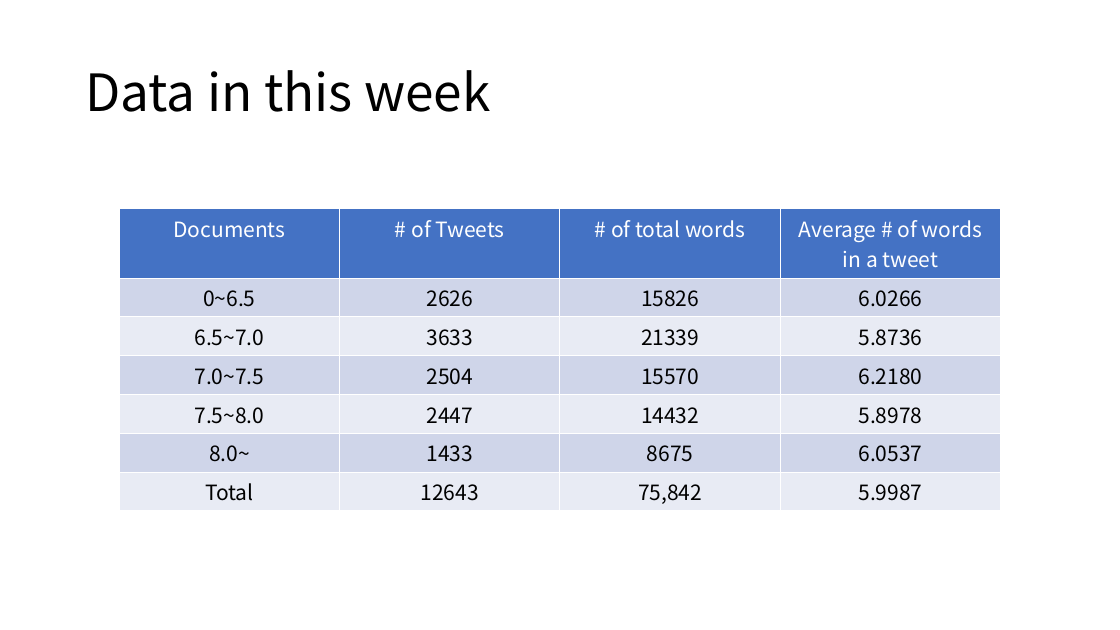
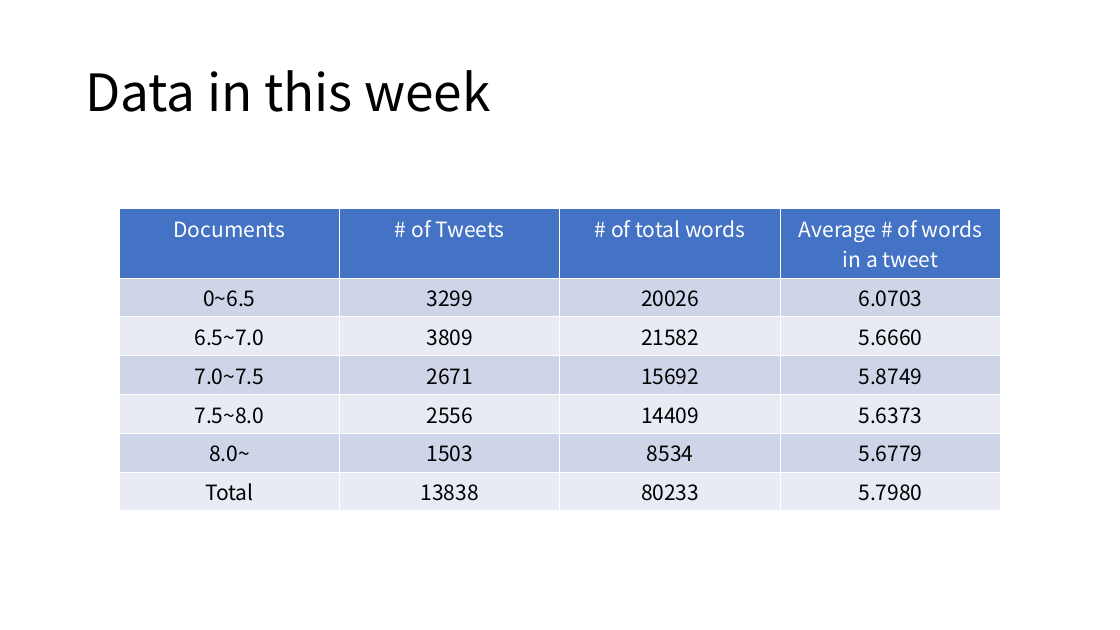
Before and after one commit to irun-soccer/irun, a slide deck: slide 12 of docs/nlp_IRun_04.pptx. Drawn at 1120x630 pixels with LibreOffice and Linux fonts; fonts in the diff are those of the drawing. Boxes give left, top, right and bottom in pixels: in the first picture for what was removed or moved away, otherwise in the second. Text is boxed around its words. In the diff, an @@ line names an element or a change of style, - is before the commit and + after.

```diff
--- a/docs/nlp_IRun_04.pptx
+++ b/docs/nlp_IRun_04.pptx
@@ table at (119,209,1000,505) @@
-row 2: 0~6.5 | 2626 | 15826 | 6.0266
+row 2: 0~6.5 | 3299 | 20026 | 6.0703
-row 3: 6.5~7.0 | 3633 | 21339 | 5.8736
+row 3: 6.5~7.0 | 3809 | 21582 | 5.6660
-row 4: 7.0~7.5 | 2504 | 15570 | 6.2180
+row 4: 7.0~7.5 | 2671 | 15692 | 5.8749
-row 5: 7.5~8.0 | 2447 | 14432 | 5.8978
+row 5: 7.5~8.0 | 2556 | 14409 | 5.6373
-row 6: 8.0~ | 1433 | 8675 | 6.0537
+row 6: 8.0~ | 1503 | 8534 | 5.6779
-row 7: Total | 12643 | 75,842 | 5.9987
+row 7: Total | 13838 | 80233 | 5.7980
```
Also in this commit, not shown: 3 other files.
